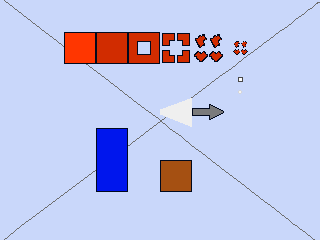
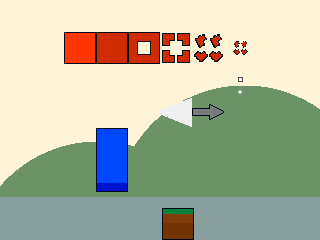
Revision of a layered w=320, h=240 image; what changed, layer by layer:
painted on "block-brown" over 160, 160, 194, 240
painted on "Layer 1" over 97, 129, 127, 191
hid "criss-cross" over 4, 0, 320, 240
added layer "Layer 7" above "bg" over 0, 197, 320, 240
painted on "bg" over 0, 0, 320, 240
